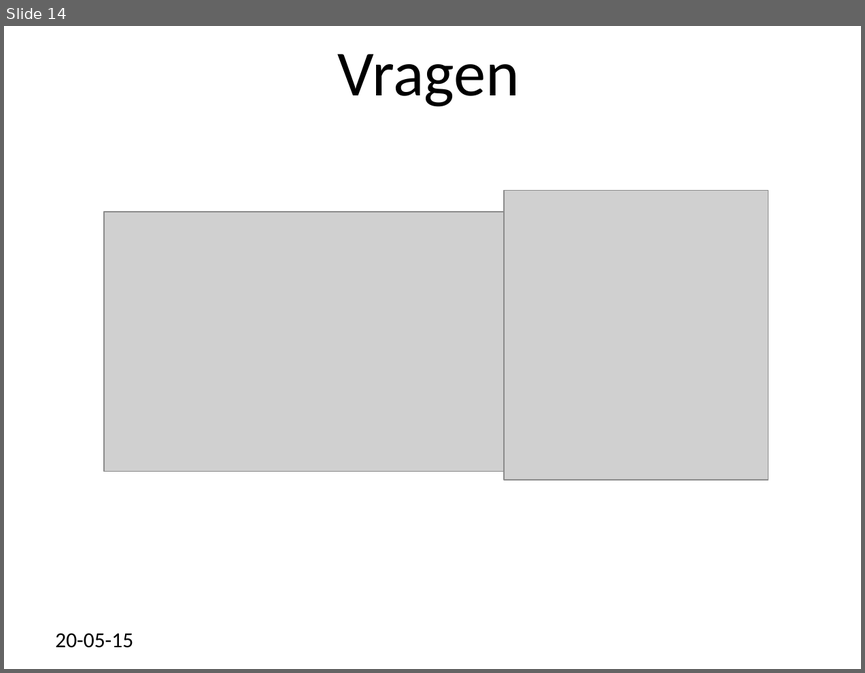
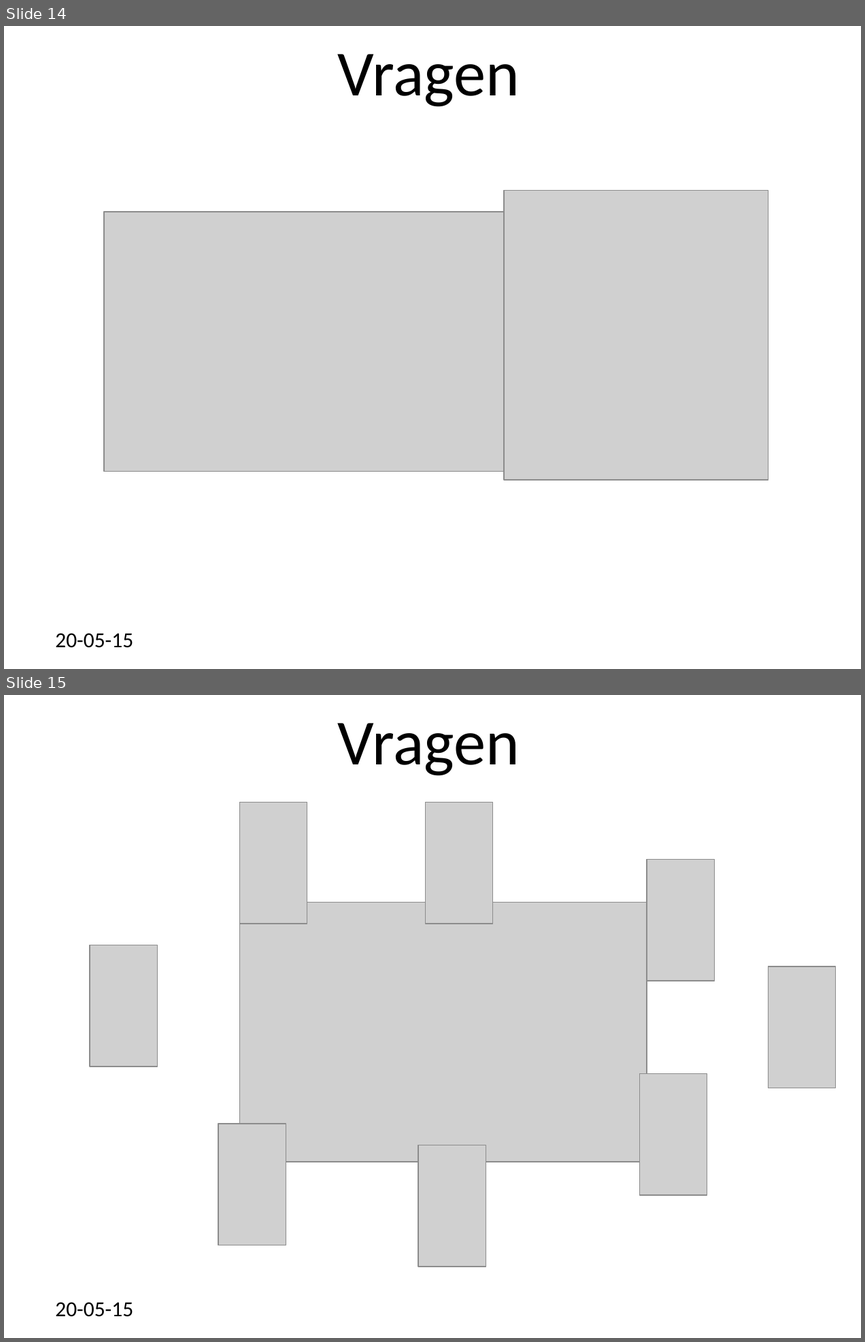
Before and after one commit to marten2/Heuristieken, a slide deck: niks.ppt. Shown one above the other, each under a label of ours: slide 14 before the commit, slides 14 and 15 after it. The pictures are 865x673 and 865x1342 pixels, drawn with LibreOffice and Linux fonts; fonts in the diff are those of the drawing; grey boxes stand for pictures; background and template pictures are left out. Boxes give left, top, right and bottom in pixels: in the first picture for what was removed or moved away, otherwise in the second. Text is boxed around its words. In the diff, an @@ line names an element or a change of style, - is before the commit and + after.

Commit message:
Update

```diff
--- a/niks.ppt
+++ b/niks.ppt
@@ slide 15 added at (4,695,861,1338), background picture (left out) @@
@@ title added at (337,723,519,776), 54 pt, text #000000 @@
+Vragen
@@ picture added at (239,802,307,923) @@
@@ picture added at (426,802,493,923) @@
@@ picture added at (647,860,715,981) @@
@@ picture added at (239,902,647,1162) @@
@@ picture added at (90,945,158,1067) @@
@@ picture added at (768,966,836,1088) @@
@@ picture added at (640,1074,707,1195) @@
@@ picture added at (218,1123,286,1245) @@
@@ picture added at (418,1145,485,1266) @@
@@ text added at (55,1302,133,1317), 18 pt, text #000000 @@
+20-05-15
```
Also in this commit, not shown: 1 slide changed.
